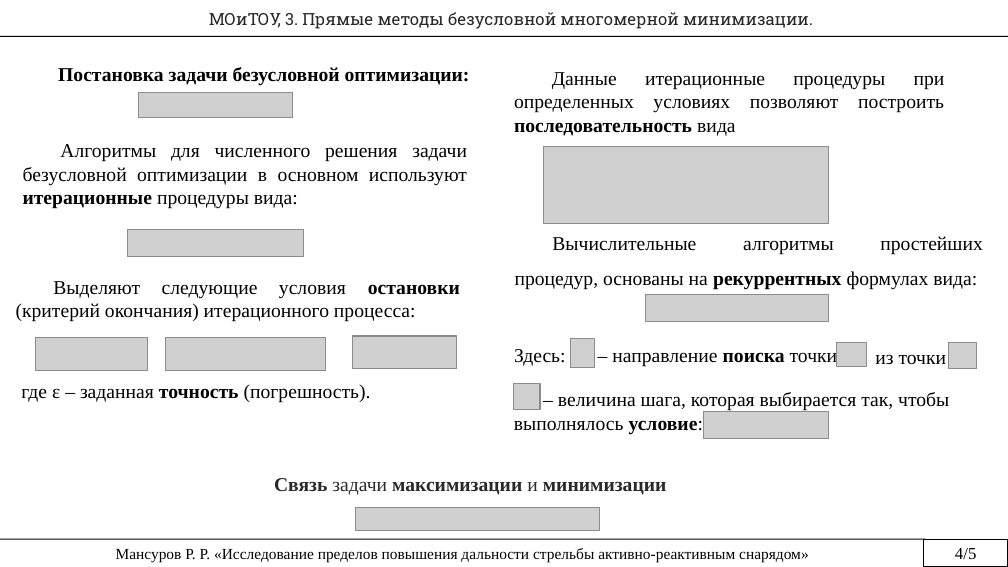
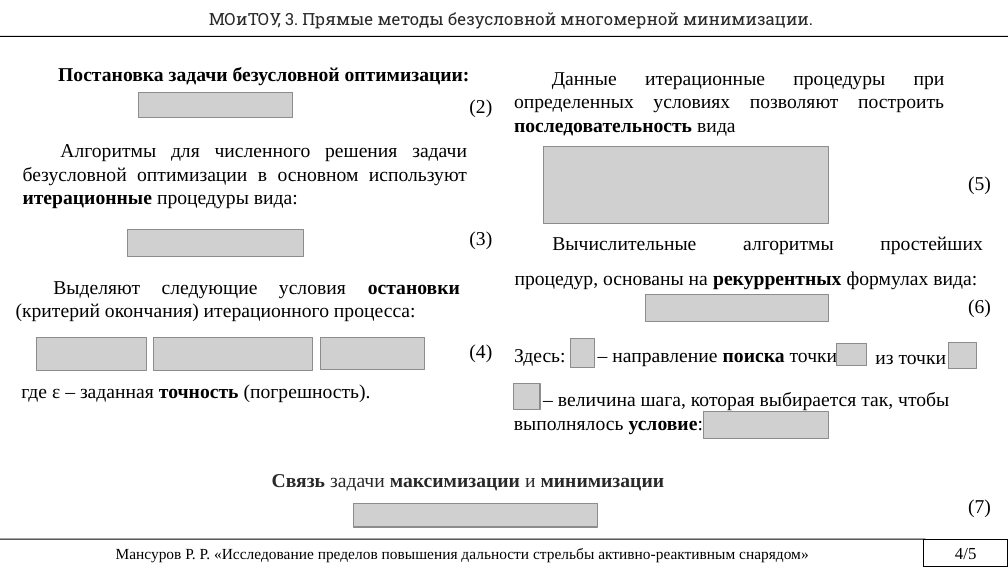
Before and after one commit to rustam-mansurov/cats, a slide deck: slide 4 of Госы/Домашнее задание Мансуров.pptx (slide 5 before the commit). Drawn at 1008x567 pixels with LibreOffice and Linux fonts; fonts in the diff are those of the drawing; grey boxes stand for pictures. Boxes give left, top, right and bottom in pixels: in the first picture for what was removed or moved away, otherwise in the second. Text is boxed around its words. In the diff, an @@ line names an element or a change of style, - is before the commit and + after.

```diff
--- a/Госы/Домашнее задание Мансуров.pptx
+++ b/Госы/Домашнее задание Мансуров.pptx
@@ text added at (469, 99, 492, 117), 14 pt, text #000000 @@
+(2)
@@ text added at (968, 176, 991, 194), 14 pt, text #000000 @@
+(5)
@@ text added at (469, 231, 492, 249), 14 pt, text #000000 @@
+(3)
@@ text added at (968, 299, 991, 317), 14 pt, text #000000 @@
+(6)
@@ picture: place and size @@
-picture at (166, 338, 327, 370)
+picture at (153, 338, 313, 370)
@@ picture: place and size @@
-picture at (353, 336, 457, 368)
+picture at (321, 338, 424, 370)
@@ text added at (469, 344, 492, 362), 14 pt, text #000000 @@
+(4)
@@ text "Связь задачи максимизации и минимизации": place and size @@
-text "Связь задачи максимизации и минимизации" at (274, 478, 667, 495)
+text "Связь задачи максимизации и минимизации" at (272, 474, 665, 491)
@@ picture: place and size @@
-picture at (356, 507, 600, 531)
+picture at (354, 503, 598, 527)
@@ text added at (968, 499, 991, 517), 14 pt, text #000000 @@
+(7)
```
Also in this commit, not shown: 2 other slides changed, 1 slide removed, 1 other file.
